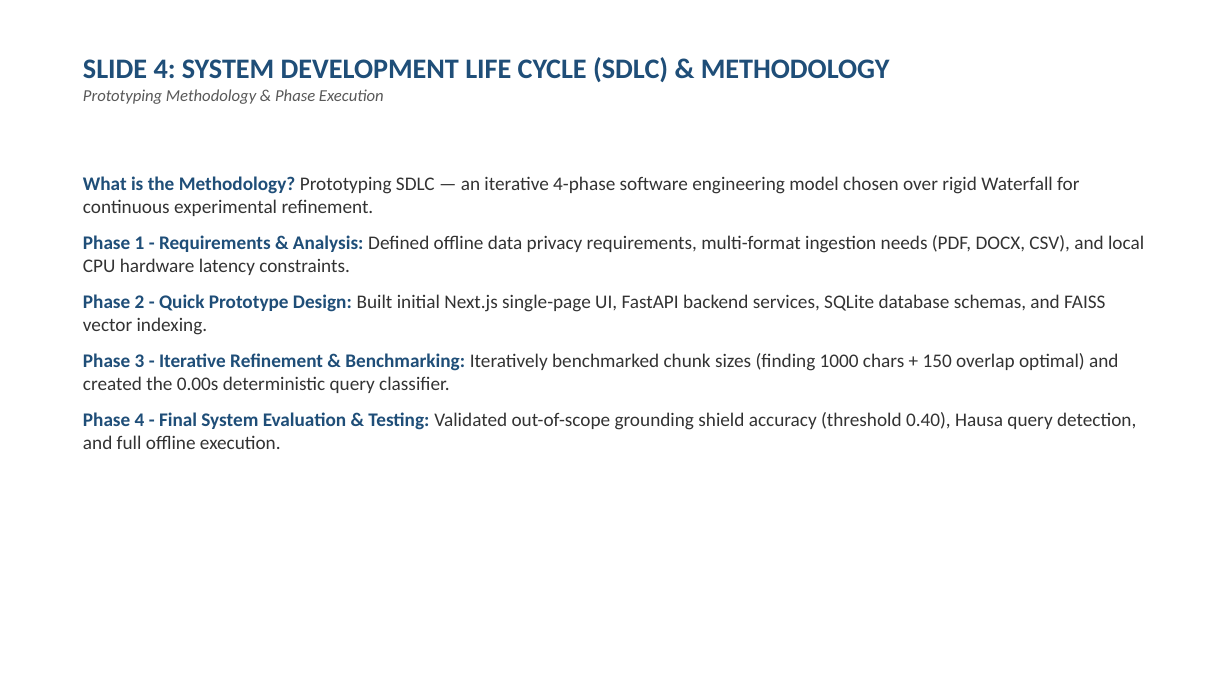
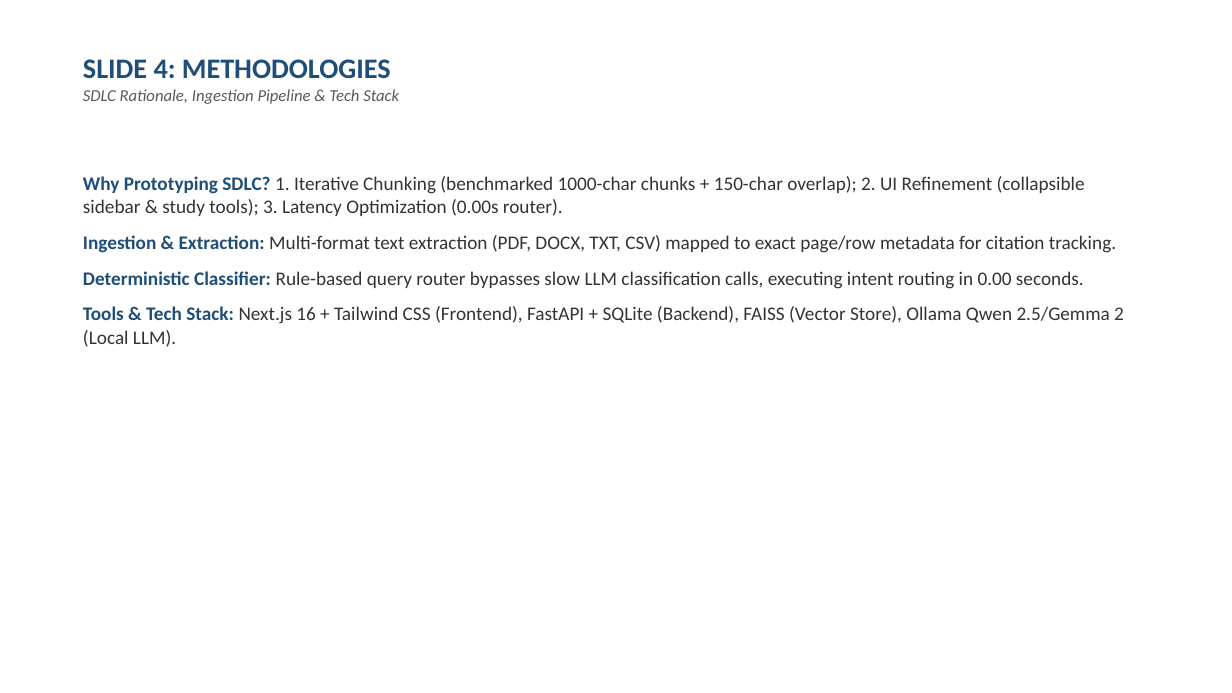
Before and after one commit to SageerAuwal/AuraQA, a slide deck: slide 4 of Professional_Project_Defense_Presentation_AuraQA.pptx. Drawn at 1232x693 pixels with LibreOffice and Linux fonts; fonts in the diff are those of the drawing. Boxes give left, top, right and bottom in pixels: in the first picture for what was removed or moved away, otherwise in the second. Text is boxed around its words. In the diff, an @@ line names an element or a change of style, - is before the commit and + after.

```diff
--- a/Professional_Project_Defense_Presentation_AuraQA.pptx
+++ b/Professional_Project_Defense_Presentation_AuraQA.pptx
@@ text at box(83, 59, 399, 104): text changed; size 22 to 13 pt; text colour #1F4E78 to #595959; bold off; italic on @@
-SLIDE 4: SYSTEM DEVELOPMENT LIFE CYCLE (SDLC) & METHODOLOGY
-Prototyping Methodology & Phase Execution
+SLIDE 4: METHODOLOGIES
+SDLC Rationale, Ingestion Pipeline & Tech Stack
@@ text at box(83, 176, 1124, 347): text changed @@
-What is the Methodology? Prototyping SDLC — an iterative 4-phase software engineering model chosen over rigid Waterfall for continuous experimental refinement.
-Phase 1 - Requirements & Analysis: Defined offline data privacy requirements, multi-format ingestion needs (PDF, DOCX, CSV), and local CPU hardware latency constraints.
-Phase 2 - Quick Prototype Design: Built initial Next.js single-page UI, FastAPI backend services, SQLite database schemas, and FAISS vector indexing.
-Phase 3 - Iterative Refinement & Benchmarking: Iteratively benchmarked chunk sizes (finding 1000 chars + 150 overlap optimal) and created the 0.00s deterministic query classifier.
-Phase 4 - Final System Evaluation & Testing: Validated out-of-scope grounding shield accuracy (threshold 0.40), Hausa query detection, and full offline execution.
+Why Prototyping SDLC? 1. Iterative Chunking (benchmarked 1000-char chunks + 150-char overlap); 2. UI Refinement (collapsible sidebar & study tools); 3. Latency Optimization (0.00s router).
+Ingestion & Extraction: Multi-format text extraction (PDF, DOCX, TXT, CSV) mapped to exact page/row metadata for citation tracking.
+Deterministic Classifier: Rule-based query router bypasses slow LLM classification calls, executing intent routing in 0.00 seconds.
+Tools & Tech Stack: Next.js 16 + Tailwind CSS (Frontend), FastAPI + SQLite (Backend), FAISS (Vector Store), Ollama Qwen 2.5/Gemma 2 (Local LLM).
```
Also in this commit, not shown: 6 other slides changed, 1 slide removed, 2 other files.
